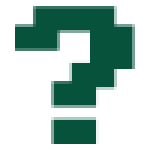
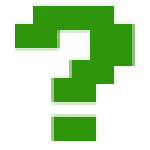
Revision of a layered 150×150 image; what changed, layer by layer:
added layer "? #2" above "? #1" over box(15, 3, 135, 141)
hid "? #1" over box(15, 6, 135, 144)
